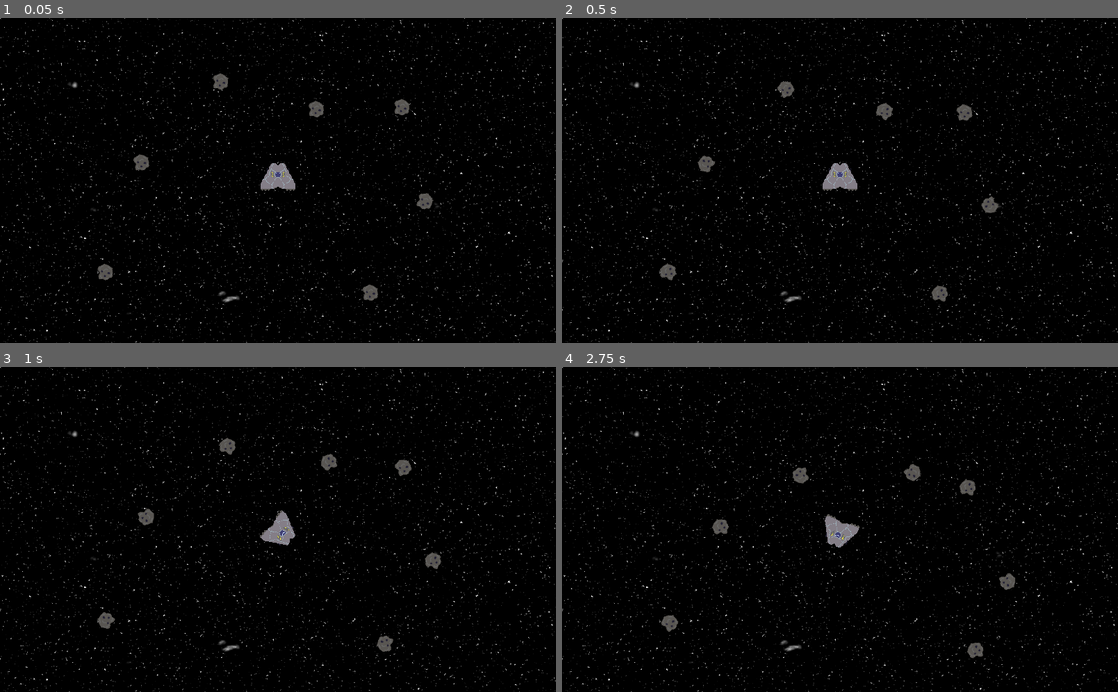
Above: before the commit, frames 1-4 (two rows, left to right).
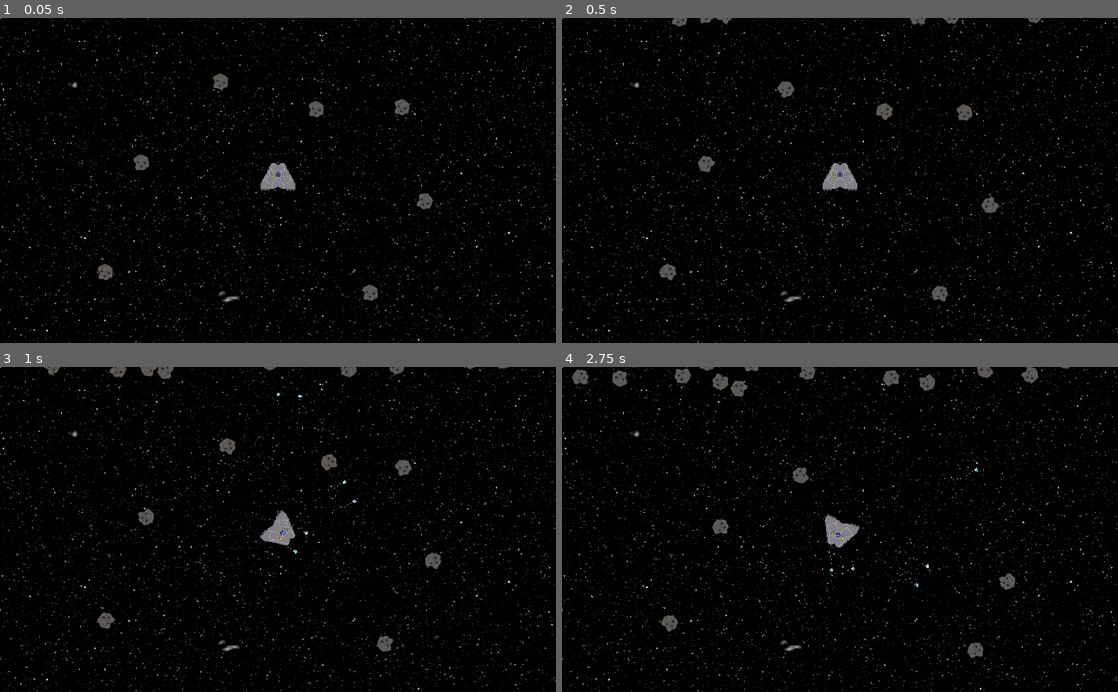
Above: after the commit, the same moments.

Repository: Scimon/godot-experiments
Game: Godot game, scene res://Game.tscn
Same seed, same stepped clock (60 frames per second), same inputs: the game is played once before the commit and once after it.
Inputs:
- Up to frame 1 (0.05 s): no input
- Up to frame 2 (0.5 s): no input
- Up to frame 3 (1 s): hold Right (ui_right) from 0.53 s (still down); hold Space (shoot, bound only after the commit) from 0.53 s (still down)
- Up to frame 4 (2.75 s): release Right (ui_right) at 1.28 s; release Space (shoot, bound only after the commit) at 1.28 s; hold Left (ui_left) 1.28-2.03 s; tap Space (shoot, bound only after the commit) at 1.35 s; hold Right (ui_right) from 2.03 s (still down); hold Space (shoot, bound only after the commit) from 2.03 s (still down)

Frame 1 is identical in both runs. In frame 2, 0.2% of the frame differs, in the area x 19-87%, y 0-3%; in frame 3, 0.4%; in frame 4, 1.3%, in the area x 1-92%, y 0-68%.

Commit message:
More Pew Pew

Diff:
--- a/Spaceship/Asteroid.tscn
+++ b/Spaceship/Asteroid.tscn
@@ -7,6 +7,7 @@
 radius = 14.8171
 
 [node name="Asteroid" type="KinematicBody2D"]
+collision_mask = 2147483651
 script = ExtResource( 1 )
 
 [node name="Sprite" type="Sprite" parent="."]
--- a/Spaceship/Asteroids.gd
+++ b/Spaceship/Asteroids.gd
@@ -18,9 +18,27 @@
 		if velocity.length() == 0:
 			velocity = Vector2.DOWN
 		velocity = velocity.rotated(PI)
-		var target_length = clamp(velocity.length() * 2,750,1200)
-		var target = CENTER + (velocity.normalized() * target_length);
-		target = target + Vector2(randf() * 100, randf() * 100)
+		var target = get_point(velocity)
 		var asteroid = Asteroid.instance()
 		asteroid.global_position = target
 		$AsteroidGroup.add_child(asteroid)
+#	if $AsteroidGroup.get_child_count():
+#		$Timer.wait_time = 1 / $AsteroidGroup.get_child_count()
+#	else:
+#		$Timer.wait_time = 0.02
+
+func get_point(velocity : Vector2):
+	for vector in [Vector2.LEFT, Vector2.RIGHT, Vector2.UP, Vector2.DOWN]:
+		if abs(velocity.angle_to(vector)) <= PI/4:
+			return rand_point(vector)
+	return rand_point(Vector2.UP)
+
+func rand_point(direction : Vector2):
+	if direction == Vector2.UP:
+		return Vector2(randf() * 1024,(randf() * 30) - 50)
+	if direction == Vector2.DOWN:
+		return Vector2(randf() * 1024,620 + (randf() * 30))
+	if direction == Vector2.LEFT:
+		return Vector2((randf() * 30) - 50,randf() * 600)
+	if direction == Vector2.RIGHT:
+		return Vector2(1044 + (randf() * 30),randf() * 600)
--- a/Spaceship/Game.tscn
+++ b/Spaceship/Game.tscn
@@ -1,43 +1,11 @@
-[gd_scene load_steps=13 format=2]
+[gd_scene load_steps=7 format=2]
 
-[ext_resource path="res://ship.png" type="Texture" id=1]
-[ext_resource path="res://PlayerShip.gd" type="Script" id=2]
+[ext_resource path="res://PlayerShip.tscn" type="PackedScene" id=1]
 [ext_resource path="res://Asteroid.tscn" type="PackedScene" id=3]
 [ext_resource path="res://back2.png" type="Texture" id=4]
 [ext_resource path="res://ParallaxBackground.gd" type="Script" id=5]
 [ext_resource path="res://new-back.png" type="Texture" id=6]
 [ext_resource path="res://Asteroids.gd" type="Script" id=7]
-
-[sub_resource type="Gradient" id=1]
-colors = PoolColorArray( 0, 0.406082, 0.886262, 1, 1, 1, 1, 0.0235294 )
-
-[sub_resource type="GradientTexture" id=2]
-gradient = SubResource( 1 )
-
-[sub_resource type="Curve" id=3]
-_data = [ Vector2( 0, 1 ), 0.0, 0.0, 0, 0, Vector2( 0.879747, 0.678401 ), 0.0, 0.0, 0, 0, Vector2( 1, 0 ), 0.0, 0.0, 0, 0 ]
-
-[sub_resource type="CurveTexture" id=4]
-curve = SubResource( 3 )
-
-[sub_resource type="ParticlesMaterial" id=5]
-lifetime_randomness = 0.23
-emission_shape = 2
-emission_box_extents = Vector3( 8, 1, 1 )
-flag_disable_z = true
-direction = Vector3( 0, 1, 0 )
-spread = 16.03
-flatness = 0.07
-gravity = Vector3( 0, 0, 0 )
-initial_velocity = 52.99
-orbit_velocity = 0.0
-orbit_velocity_random = 0.0
-scale = 8.0
-scale_random = 1.0
-scale_curve = SubResource( 4 )
-color_ramp = SubResource( 2 )
-hue_variation = 0.09
-hue_variation_random = 0.5
 
 [node name="Game" type="Node2D"]
 
@@ -68,34 +36,10 @@
 position = Vector2( 580.581, 166.674 )
 
 [node name="Timer" type="Timer" parent="Asteroids"]
-wait_time = 0.25
+wait_time = 0.01
 autostart = true
 
-[node name="PlayerShip" type="KinematicBody2D" parent="."]
-position = Vector2( 512, 300 )
-script = ExtResource( 2 )
-acceleration = 100
-turn_rate = 5.0
-
-[node name="Sprite" type="Sprite" parent="PlayerShip"]
-texture = ExtResource( 1 )
-
-[node name="CollisionPolygon2D" type="CollisionPolygon2D" parent="PlayerShip"]
-polygon = PoolVector2Array( -12.0445, -32.0185, 11.6674, -31.8201, 31.6091, 5.28543, 31.7083, 15.9012, -31.887, 15.802, -31.7878, 5.08701 )
-
-[node name="EngineLeft" type="Particles2D" parent="PlayerShip"]
-position = Vector2( -22.2727, 19.8391 )
-emitting = false
-amount = 50
-local_coords = false
-process_material = SubResource( 5 )
-
-[node name="EngineRight" type="Particles2D" parent="PlayerShip"]
-position = Vector2( 22.9683, 19.2438 )
-emitting = false
-amount = 30
-local_coords = false
-process_material = SubResource( 5 )
+[node name="PlayerShip" parent="." instance=ExtResource( 1 )]
 
 [node name="ParallaxBackground" type="ParallaxBackground" parent="."]
 scroll_limit_begin = Vector2( 1024, 600 )
@@ -104,7 +48,7 @@
 
 [node name="ParallaxLayer" type="ParallaxLayer" parent="ParallaxBackground"]
 motion_scale = Vector2( 0.1, 0.1 )
-motion_mirroring = Vector2( 3072, 1800 )
+motion_mirroring = Vector2( 3172, 1800 )
 
 [node name="Sprite2" type="Sprite" parent="ParallaxBackground/ParallaxLayer"]
 texture = ExtResource( 6 )
--- a/Spaceship/PlayerShip.gd
+++ b/Spaceship/PlayerShip.gd
@@ -2,9 +2,14 @@
 
 enum TURN { LEFT, RIGHT, NONE }
 onready var shipVelocity = get_node("/root/ShipVelocity")
+onready var Shot = preload("res://Shot.tscn")
 var accelerating = false
 var turning = TURN.NONE
+var shooting = false
+var shot_cool_down = 0
 
+export var shot_cool_down_base = 0.2
+export var shot_speed = 500
 export var acceleration = 10
 export var turn_rate = 1.0
 
@@ -13,21 +18,27 @@
 	pass
 
 func _input(event):
-	if event.is_action_pressed("ui_up"):
+	if event.is_action_pressed("accelerate"):
 		accelerating = true
-	elif event.is_action_released("ui_up"):
+	elif event.is_action_released("accelerate"):
 		accelerating = false
 
-	if event.is_action_pressed("ui_left"):
+	if event.is_action_pressed("shoot"):
+		shooting = true
+	elif event.is_action_released("shoot"):
+		shooting = false
+
+	if event.is_action_pressed("turn_left"):
 		turning = TURN.LEFT
-	elif event.is_action_released("ui_left"):
+	elif event.is_action_released("turn_left"):
 		turning = TURN.NONE
-	if event.is_action_pressed("ui_right"):
+	if event.is_action_pressed("turn_right"):
 		turning = TURN.RIGHT
-	elif event.is_action_released("ui_right"):
+	elif event.is_action_released("turn_right"):
 		turning = TURN.NONE
 
 func _physics_process(delta):
+	shot_cool_down = max(shot_cool_down - delta, 0)
 	var vel_change = Vector2.ZERO
 	var direction = Vector2.UP
 	if turning == TURN.LEFT:
@@ -46,5 +57,24 @@
 
 	shipVelocity.SHIP_VELOCITY -= vel_change
 
+	if shooting && shot_cool_down == 0:
+		shot_from($LeftShot)
+		shot_from($RightShot)
+		shot_cool_down = shot_cool_down_base
+
+#		print("shoot")
+#		var shot = Shot.instance()
+#		self.get_parent().add_child(shot)
+#		shot.velocity = -shipVelocity.SHIP_VELOCITY + ( Vector2.UP.rotated(rotation) * shot_speed)
+#		shot.global_position = $LeftShot.global_position
+
+
+func shot_from(node):
+	var shot = Shot.instance()
+	self.get_parent().add_child(shot)
+	shot.velocity = Vector2.UP.rotated(rotation) * shot_speed
+	shot.global_position = node.global_position
+	shot.rotation = self.rotation
+
 func collided(normal : Vector2):
-	shipVelocity.SHIP_VELOCITY = shipVelocity.SHIP_VELOCITY.bounce(normal.rotated(PI)) * .75
+	shipVelocity.SHIP_VELOCITY = shipVelocity.SHIP_VELOCITY + shipVelocity.SHIP_VELOCITY.bounce(normal.rotated(PI)) * .75
--- /dev/null
+++ b/Spaceship/PlayerShip.tscn
@@ -0,0 +1,69 @@
+[gd_scene load_steps=8 format=2]
+
+[ext_resource path="res://PlayerShip.gd" type="Script" id=1]
+[ext_resource path="res://ship.png" type="Texture" id=2]
+
+[sub_resource type="Gradient" id=1]
+colors = PoolColorArray( 0, 0.406082, 0.886262, 1, 1, 1, 1, 0.0235294 )
+
+[sub_resource type="GradientTexture" id=2]
+gradient = SubResource( 1 )
+
+[sub_resource type="Curve" id=3]
+_data = [ Vector2( 0, 1 ), 0.0, 0.0, 0, 0, Vector2( 0.879747, 0.678401 ), 0.0, 0.0, 0, 0, Vector2( 1, 0 ), 0.0, 0.0, 0, 0 ]
+
+[sub_resource type="CurveTexture" id=4]
+curve = SubResource( 3 )
+
+[sub_resource type="ParticlesMaterial" id=5]
+lifetime_randomness = 0.23
+emission_shape = 2
+emission_box_extents = Vector3( 8, 1, 1 )
+flag_disable_z = true
+direction = Vector3( 0, 1, 0 )
+spread = 16.03
+flatness = 0.07
+gravity = Vector3( 0, 0, 0 )
+initial_velocity = 52.99
+orbit_velocity = 0.0
+orbit_velocity_random = 0.0
+scale = 8.0
+scale_random = 1.0
+scale_curve = SubResource( 4 )
+color_ramp = SubResource( 2 )
+hue_variation = 0.09
+hue_variation_random = 0.5
+
+[node name="PlayerShip" type="KinematicBody2D"]
+position = Vector2( 512, 300 )
+collision_layer = 2
+collision_mask = 3
+script = ExtResource( 1 )
+acceleration = 100
+turn_rate = 5.0
+
+[node name="Sprite" type="Sprite" parent="."]
+texture = ExtResource( 2 )
+
+[node name="CollisionPolygon2D" type="CollisionPolygon2D" parent="."]
+polygon = PoolVector2Array( -12.0445, -32.0185, 11.6674, -31.8201, 31.6091, 5.28543, 31.7083, 15.9012, -31.887, 15.802, -31.7878, 5.08701 )
+
+[node name="EngineLeft" type="Particles2D" parent="."]
+position = Vector2( -22.2727, 19.8391 )
+emitting = false
+amount = 50
+local_coords = false
+process_material = SubResource( 5 )
+
+[node name="EngineRight" type="Particles2D" parent="."]
+position = Vector2( 22.9683, 19.2438 )
+emitting = false
+amount = 30
+local_coords = false
+process_material = SubResource( 5 )
+
+[node name="LeftShot" type="Node2D" parent="."]
+position = Vector2( -20, -32 )
+
+[node name="RightShot" type="Node2D" parent="."]
+position = Vector2( 20, -32 )
--- a/Spaceship/ShipVelocity.gd
+++ b/Spaceship/ShipVelocity.gd
@@ -1,3 +1,10 @@
 extends Node
 
-export var SHIP_VELOCITY = Vector2.ZERO
+export var SHIP_VELOCITY = Vector2.ZERO setget update_velocity
+var MAX_VELOCITY = 5000
+
+func update_velocity(vec : Vector2):
+	if vec.length() >= MAX_VELOCITY:
+		vec = vec.normalized() * MAX_VELOCITY
+	SHIP_VELOCITY = vec
+	return vec
--- /dev/null
+++ b/Spaceship/Shot.gd
@@ -0,0 +1,16 @@
+extends KinematicBody2D
+
+var velocity : Vector2
+onready var energy = 1000
+#onready var shipVelocity = get_node("/root/ShipVelocity")
+
+func _physics_process(delta):
+	energy = energy - 1
+	var collision = self.move_and_collide( velocity * delta)
+	if collision:
+		collision.collider.queue_free()
+		queue_free()
+	if energy <= 0:
+		queue_free()
+	if global_position.distance_to(Vector2(512,300)) > 1000:
+		queue_free()
--- /dev/null
+++ b/Spaceship/Shot.tscn
@@ -0,0 +1,56 @@
+[gd_scene load_steps=10 format=2]
+
+[ext_resource path="res://shot.png" type="Texture" id=1]
+[ext_resource path="res://Shot.gd" type="Script" id=2]
+
+[sub_resource type="AtlasTexture" id=1]
+atlas = ExtResource( 1 )
+region = Rect2( 0, 0, 8, 8 )
+
+[sub_resource type="AtlasTexture" id=2]
+atlas = ExtResource( 1 )
+region = Rect2( 8, 0, 8, 8 )
+
+[sub_resource type="AtlasTexture" id=3]
+atlas = ExtResource( 1 )
+region = Rect2( 16, 0, 8, 8 )
+
+[sub_resource type="AtlasTexture" id=4]
+atlas = ExtResource( 1 )
+region = Rect2( 24, 0, 8, 8 )
+
+[sub_resource type="SpriteFrames" id=5]
+animations = [ {
+"frames": [ SubResource( 1 ), SubResource( 2 ), SubResource( 3 ), SubResource( 4 ) ],
+"loop": true,
+"name": "default",
+"speed": 12.0
+} ]
+
+[sub_resource type="CircleShape2D" id=6]
+radius = 3.09387
+
+[sub_resource type="ParticlesMaterial" id=7]
+flag_disable_z = true
+direction = Vector3( 0, 1, 0 )
+spread = 5.0
+gravity = Vector3( 0, 0, 0 )
+initial_velocity = 50.0
+orbit_velocity = 0.0
+orbit_velocity_random = 0.0
+
+[node name="Shot" type="KinematicBody2D"]
+collision_layer = 4
+script = ExtResource( 2 )
+
+[node name="AnimatedSprite" type="AnimatedSprite" parent="."]
+frames = SubResource( 5 )
+frame = 1
+playing = true
+
+[node name="CollisionShape2D" type="CollisionShape2D" parent="."]
+shape = SubResource( 6 )
+
+[node name="Particles2D" type="Particles2D" parent="."]
+preprocess = 2.0
+process_material = SubResource( 7 )
--- a/Spaceship/project.godot
+++ b/Spaceship/project.godot
@@ -28,6 +28,38 @@
 window/stretch/mode="2d"
 window/stretch/aspect="keep"
 
+[input]
+
+shoot={
+"deadzone": 0.5,
+"events": [ Object(InputEventKey,"resource_local_to_scene":false,"resource_name":"","device":0,"alt":false,"shift":false,"control":false,"meta":false,"command":false,"pressed":false,"scancode":32,"unicode":0,"echo":false,"script":null)
+ ]
+}
+accelerate={
+"deadzone": 0.5,
+"events": [ Object(InputEventKey,"resource_local_to_scene":false,"resource_name":"","device":0,"alt":false,"shift":false,"control":false,"meta":false,"command":false,"pressed":false,"scancode":87,"unicode":0,"echo":false,"script":null)
+, Object(InputEventKey,"resource_local_to_scene":false,"resource_name":"","device":0,"alt":false,"shift":false,"control":false,"meta":false,"command":false,"pressed":false,"scancode":16777232,"unicode":0,"echo":false,"script":null)
+ ]
+}
+turn_left={
+"deadzone": 0.5,
+"events": [ Object(InputEventKey,"resource_local_to_scene":false,"resource_name":"","device":0,"alt":false,"shift":false,"control":false,"meta":false,"command":false,"pressed":false,"scancode":65,"unicode":0,"echo":false,"script":null)
+, Object(InputEventKey,"resource_local_to_scene":false,"resource_name":"","device":0,"alt":false,"shift":false,"control":false,"meta":false,"command":false,"pressed":false,"scancode":16777231,"unicode":0,"echo":false,"script":null)
+ ]
+}
+turn_right={
+"deadzone": 0.5,
+"events": [ Object(InputEventKey,"resource_local_to_scene":false,"resource_name":"","device":0,"alt":false,"shift":false,"control":false,"meta":false,"command":false,"pressed":false,"scancode":68,"unicode":0,"echo":false,"script":null)
+, Object(InputEventKey,"resource_local_to_scene":false,"resource_name":"","device":0,"alt":false,"shift":false,"control":false,"meta":false,"command":false,"pressed":false,"scancode":16777233,"unicode":0,"echo":false,"script":null)
+ ]
+}
+
+[layer_names]
+
+2d_physics/layer_1="Asteroid"
+2d_physics/layer_2="Ship"
+2d_physics/layer_3="Shot"
+
 [rendering]
 
 quality/intended_usage/framebuffer_allocation=0
Binary file added: Spaceship/shot.png
Not shown, added: Spaceship/shot.png.import
